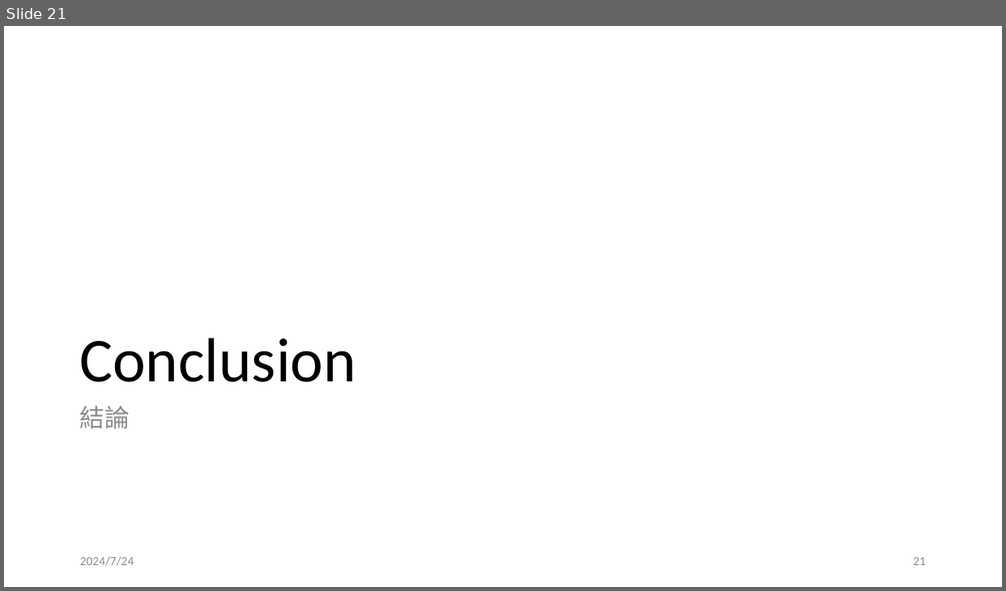
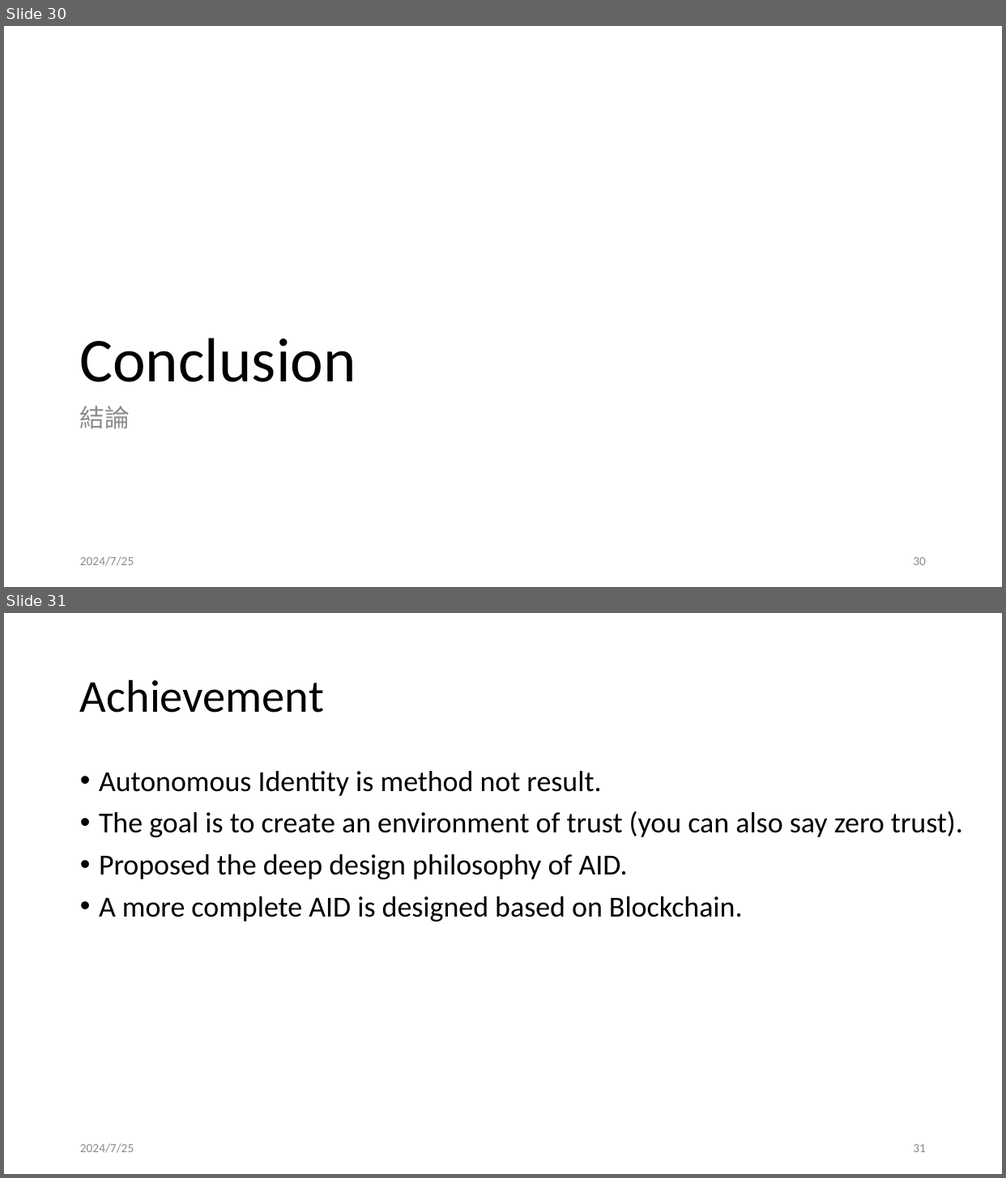
Before and after one commit to leon123858/aid-paper, a slide deck: docs/論文口試.pptx. Shown one above the other, each under a label of ours: slide 21 before the commit, slides 30 and 31 after it. The pictures are 1006x591 and 1006x1178 pixels, drawn with LibreOffice and Linux fonts; fonts in the diff are those of the drawing. Boxes give left, top, right and bottom in pixels: in the first picture for what was removed or moved away, otherwise in the second. Text is boxed around its words. In the diff, an @@ line names an element or a change of style, - is before the commit and + after.

```diff
--- a/docs/論文口試.pptx
+++ b/docs/論文口試.pptx
@@ slide 31 added at (x1=4, y1=613, x2=1002, y2=1174), background #FFFFFF @@
@@ title added at (x1=80, y1=679, x2=324, y2=713), 44 pt, text #000000 @@
+Achievement
@@ text added at (x1=99, y1=771, x2=963, y2=922), 28 pt, text #000000 @@
+• Autonomous Identity is method not result.
+• The goal is to create an environment of trust (you can also say zero trust).
+• Proposed the deep design philosophy of AID.
+• A more complete AID is designed based on Blockchain.
@@ text added at (x1=80, y1=1144, x2=134, y2=1153), 12 pt, text #8C8C8C @@
+2024/7/25
@@ page number added at (x1=913, y1=1144, x2=926, y2=1152), 12 pt, text #8C8C8C @@
+31
@@ what was slide 21 is now slide 30 @@
@@ slide 30 changed as well @@
@@ text at (x1=80, y1=557, x2=134, y2=566): text changed @@
-2024/7/24
+2024/7/25
@@ page number at (x1=913, y1=557, x2=926, y2=565): text changed @@
-21
+30
```
Also in this commit, not shown: 17 other slides changed, 10 other slides added, 2 other files.
